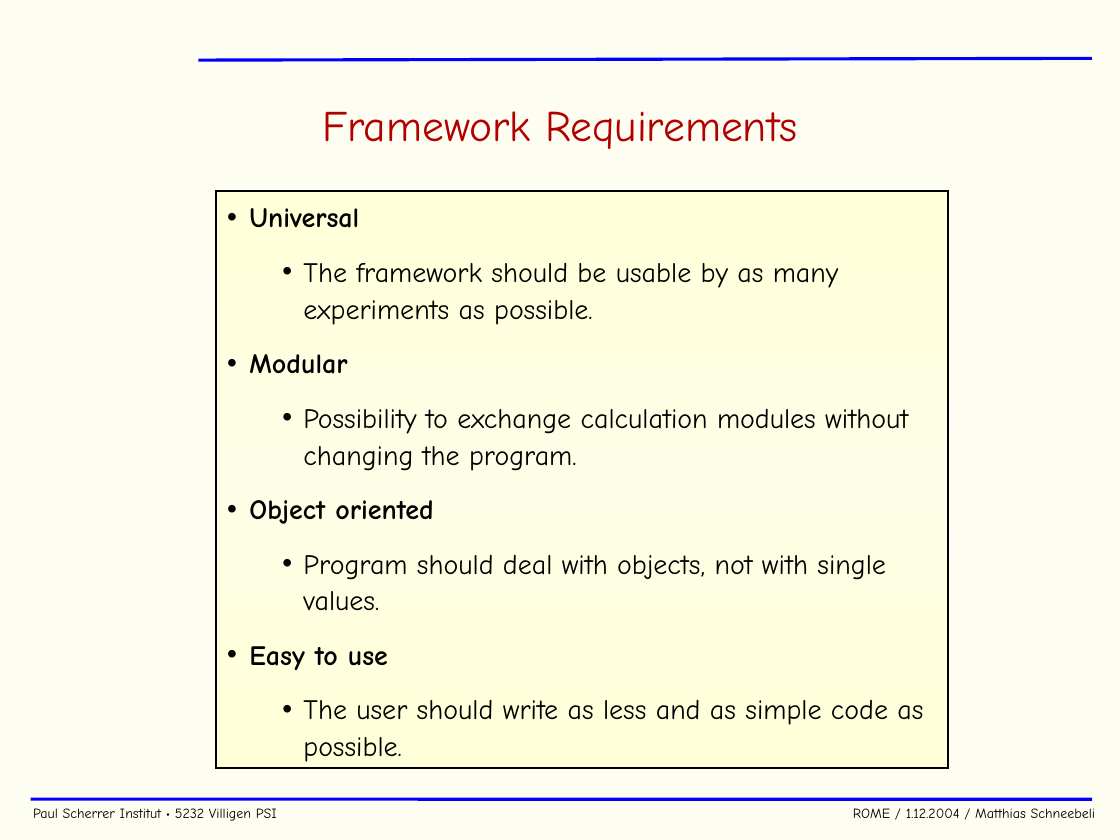
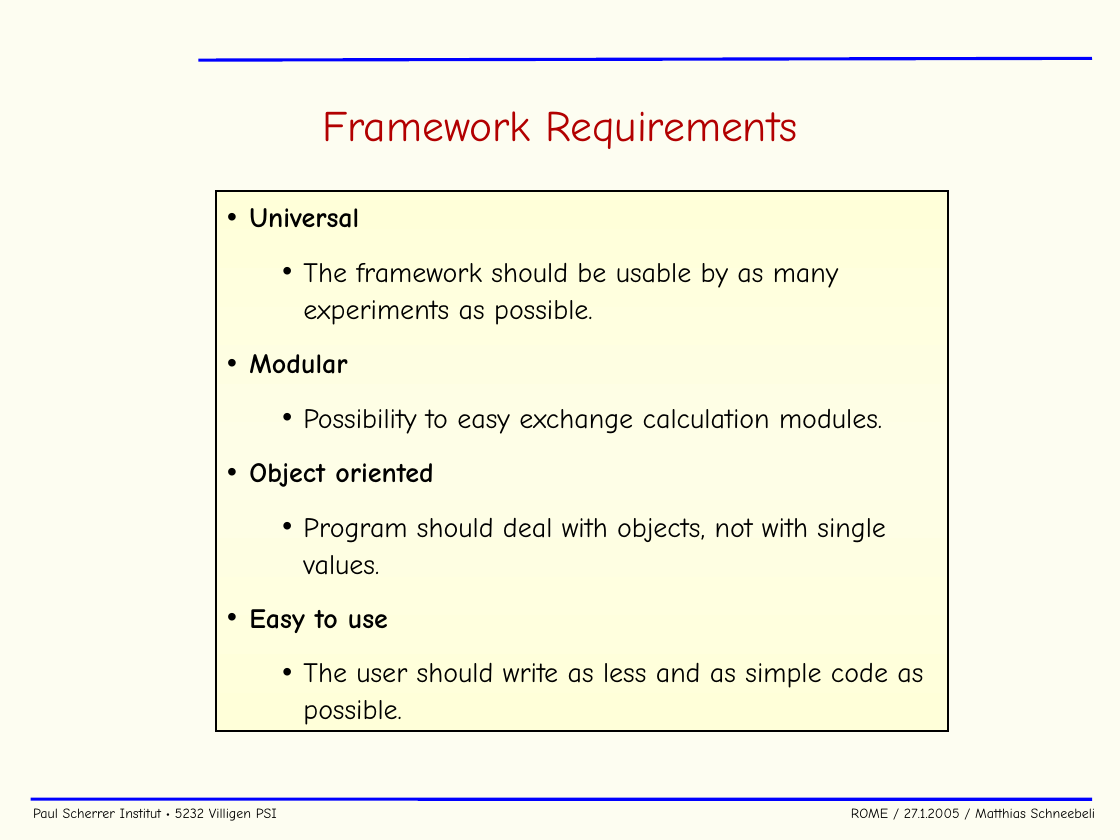
Before and after one commit to cjpl/rome, a slide deck: slide 5 of documentation/ROME.ppt. Drawn at 1120x840 pixels with LibreOffice and Linux fonts; fonts in the diff are those of the drawing; background and template pictures are left out. Boxes give left, top, right and bottom in pixels: in the first picture for what was removed or moved away, otherwise in the second. Text is boxed around its words. In the diff, an @@ line names an element or a change of style, - is before the commit and + after.

```diff
--- a/documentation/ROME.ppt
+++ b/documentation/ROME.ppt
@@ rectangle "Universal": place and size @@
-rectangle "Universal" at (216, 190, 949, 768)
+rectangle "Universal" at (216, 190, 949, 731)
@@ text in rectangle at (303, 409, 882, 434): text changed @@
-  • Possibility to exchange calculation modules without changing the program.
+  • Possibility to easy exchange calculation modules.
@@ text at (33, 808, 1096, 821): text changed @@
-Paul Scherrer Institut • 5232 Villigen PSI ROME / 1.12.2004 / Matthias Schneebeli
+Paul Scherrer Institut • 5232 Villigen PSI ROME / 27.1.2005 / Matthias Schneebeli
```
Also in this commit, not shown: 43 other slides changed, 1 slide added, 13 other files.
